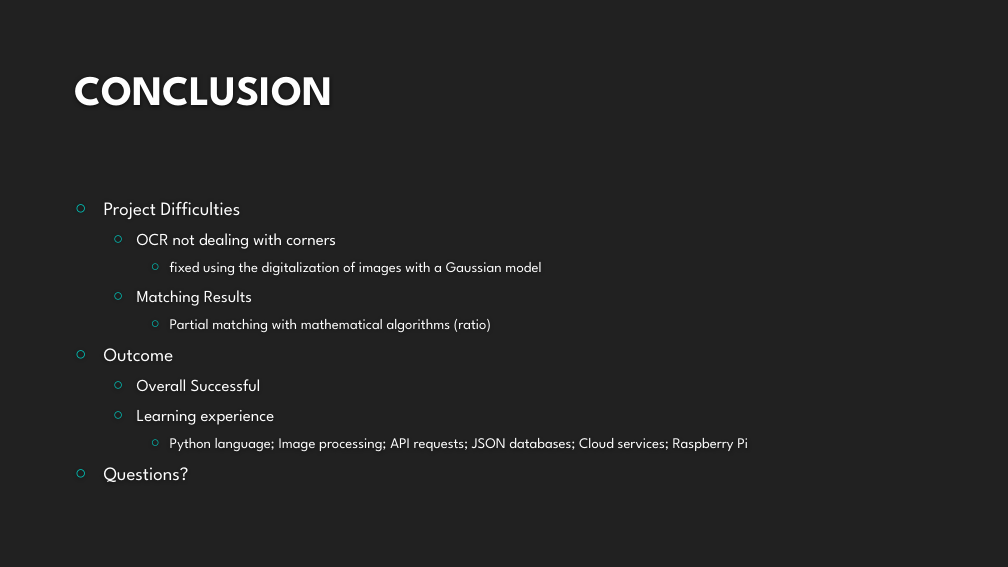
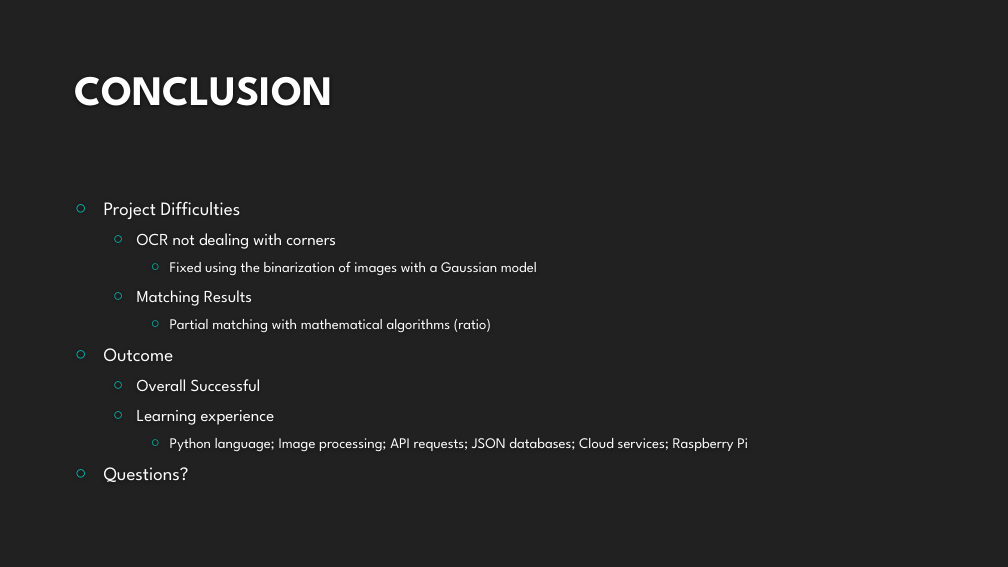
Before and after one commit to pziajski/ZRecognition, a slide deck: slide 10 of Documentation/TPJ_FINAL_PPT.pptx. Drawn at 1008x567 pixels with LibreOffice and Linux fonts; fonts in the diff are those of the drawing; background and template pictures are left out. Boxes give left, top, right and bottom in pixels: in the first picture for what was removed or moved away, otherwise in the second. Text is boxed around its words. In the diff, an @@ line names an element or a change of style, - is before the commit and + after.

```diff
--- a/Documentation/TPJ_FINAL_PPT.pptx
+++ b/Documentation/TPJ_FINAL_PPT.pptx
@@ text at [170,261,537,275]: text changed @@
-    ○ fixed using the digitalization of images with a Gaussian model
+    ○ Fixed using the binarization of images with a Gaussian model
```
Also in this commit, not shown: 3 other slides changed, 1 other file.
